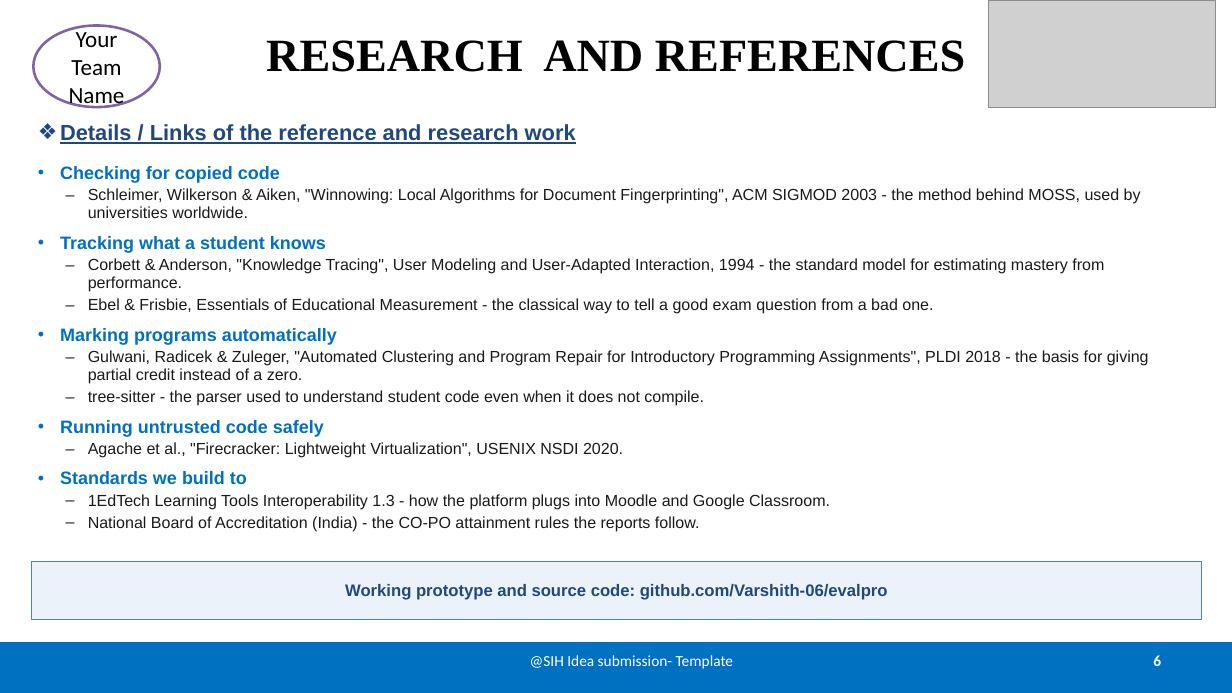
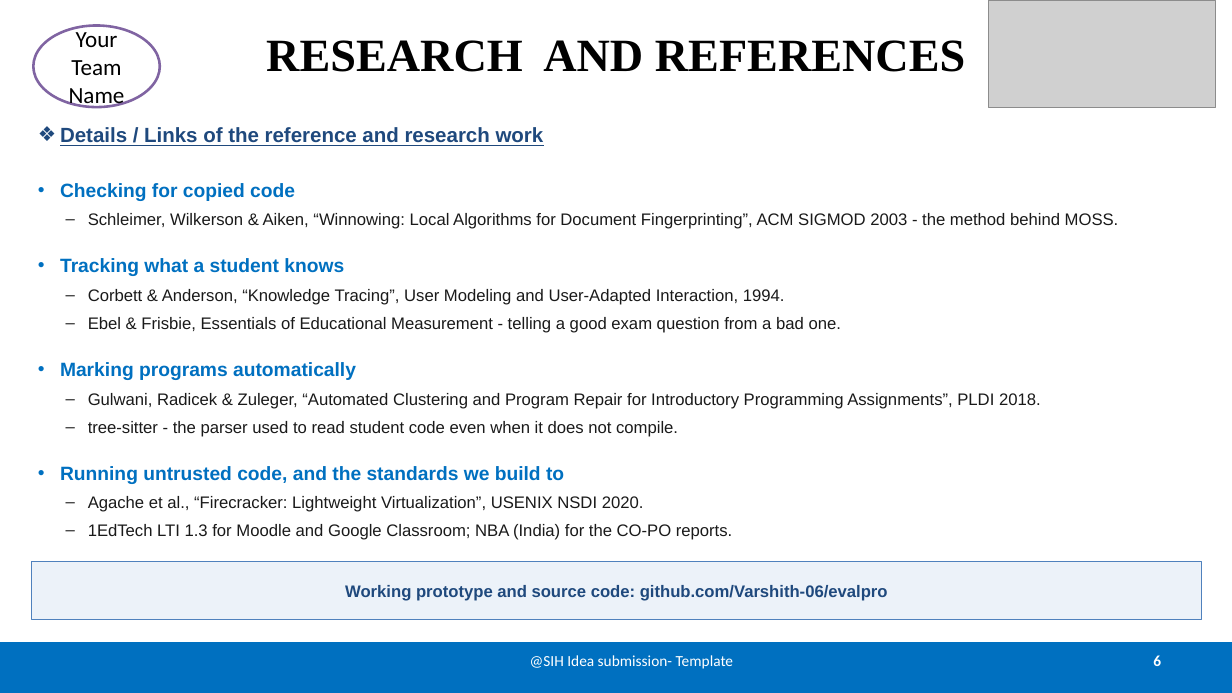
Before and after one commit to Varshith-06/evalpro, a slide deck: slide 6 of presentation/SIH2026-EvalPro-Idea-Presentation.pptx. Drawn at 1232x693 pixels with LibreOffice and Linux fonts; fonts in the diff are those of the drawing; grey boxes stand for pictures. Boxes give left, top, right and bottom in pixels: in the first picture for what was removed or moved away, otherwise in the second. Text is boxed around its words. In the diff, an @@ line names an element or a change of style, - is before the commit and + after.

```diff
--- a/presentation/SIH2026-EvalPro-Idea-Presentation.pptx
+++ b/presentation/SIH2026-EvalPro-Idea-Presentation.pptx
@@ text at [60, 127, 544, 380]: size 17 to 16 pt in "Details / Links of the reference and ..."; size 14 to 15 pt in "Checking for copied code", "Tracking what a student knows", "Marking programs automatically"; more space between paragraphs; line spacing 0.95 to 1.06 @@
@@ text at [88, 213, 1119, 229]: text changed; size 12.5 to 13 pt @@
-– Schleimer, Wilkerson & Aiken, "Winnowing: Local Algorithms for Document Fingerprinting", ACM SIGMOD 2003 - the method behind MOSS, used by universities worldwide.
+– Schleimer, Wilkerson & Aiken, “Winnowing: Local Algorithms for Document Fingerprinting”, ACM SIGMOD 2003 - the method behind MOSS.
@@ text at [88, 289, 841, 333]: text changed; size 12.5 to 13 pt @@
-– Corbett & Anderson, "Knowledge Tracing", User Modeling and User-Adapted Interaction, 1994 - the standard model for estimating mastery from performance.
-– Ebel & Frisbie, Essentials of Educational Measurement - the classical way to tell a good exam question from a bad one.
+– Corbett & Anderson, “Knowledge Tracing”, User Modeling and User-Adapted Interaction, 1994.
+– Ebel & Frisbie, Essentials of Educational Measurement - telling a good exam question from a bad one.
@@ text at [60, 393, 1041, 540]: text changed; size 12.5 to 13 pt @@
-– Gulwani, Radicek & Zuleger, "Automated Clustering and Program Repair for Introductory Programming Assignments", PLDI 2018 - the basis for giving partial credit instead of a zero.
-– tree-sitter - the parser used to understand student code even when it does not compile.
-• Running untrusted code safely
-– Agache et al., "Firecracker: Lightweight Virtualization", USENIX NSDI 2020.
-• Standards we build to
-– 1EdTech Learning Tools Interoperability 1.3 - how the platform plugs into Moodle and Google Classroom.
-– National Board of Accreditation (India) - the CO-PO attainment rules the reports follow.
+– Gulwani, Radicek & Zuleger, “Automated Clustering and Program Repair for Introductory Programming Assignments”, PLDI 2018.
+– tree-sitter - the parser used to read student code even when it does not compile.
+• Running untrusted code, and the standards we build to
+– Agache et al., “Firecracker: Lightweight Virtualization”, USENIX NSDI 2020.
+– 1EdTech LTI 1.3 for Moodle and Google Classroom; NBA (India) for the CO-PO reports.
```
Also in this commit, not shown: 5 other slides changed, 2 other files.
